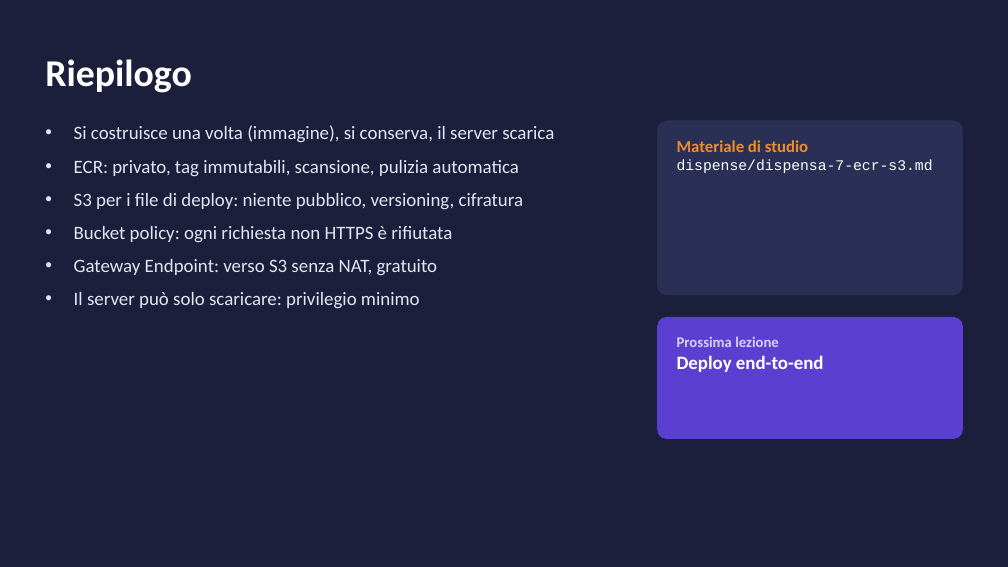
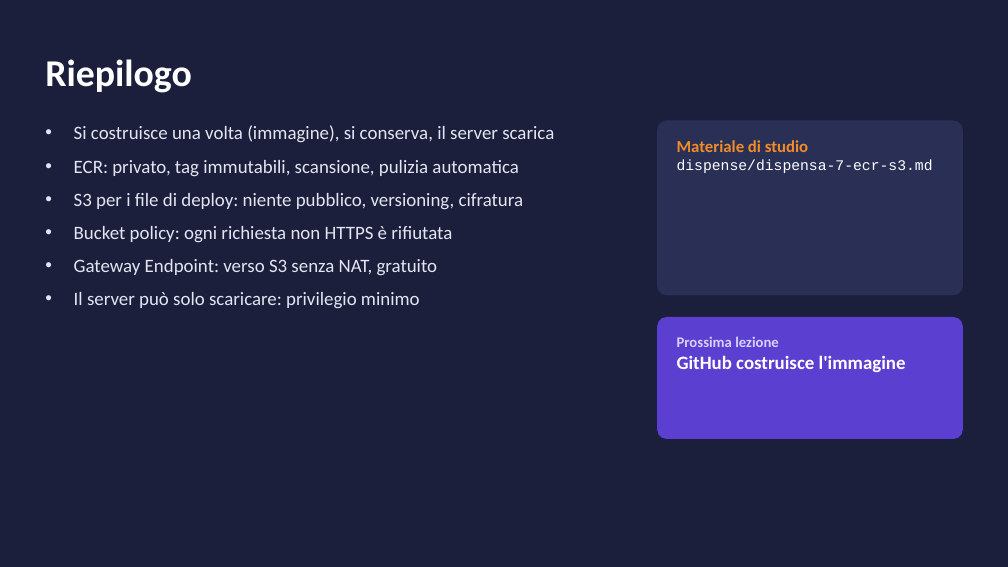
Before and after one commit to cereZ23/aws, a slide deck: slide 23 of slide/slide-7-ecr-s3.pptx. Drawn at 1008x567 pixels with LibreOffice and Linux fonts; fonts in the diff are those of the drawing. Boxes give left, top, right and bottom in pixels: in the first picture for what was removed or moved away, otherwise in the second. Text is boxed around its words. In the diff, an @@ line names an element or a change of style, - is before the commit and + after.

```diff
--- a/slide/slide-7-ecr-s3.pptx
+++ b/slide/slide-7-ecr-s3.pptx
@@ text at bbox=[677, 355, 906, 372]: text changed @@
-Deploy end-to-end
+GitHub costruisce l'immagine
```
Also in this commit, not shown: 2 other slides changed, 9 other files.
